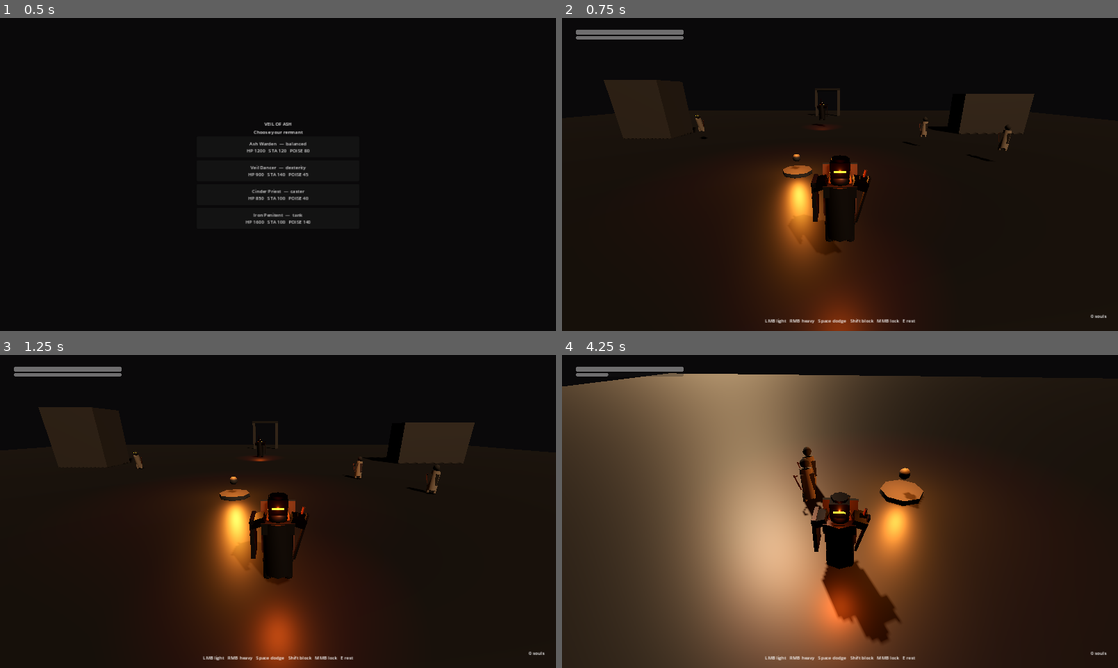
Above: before the commit, frames 1-4 (two rows, left to right).
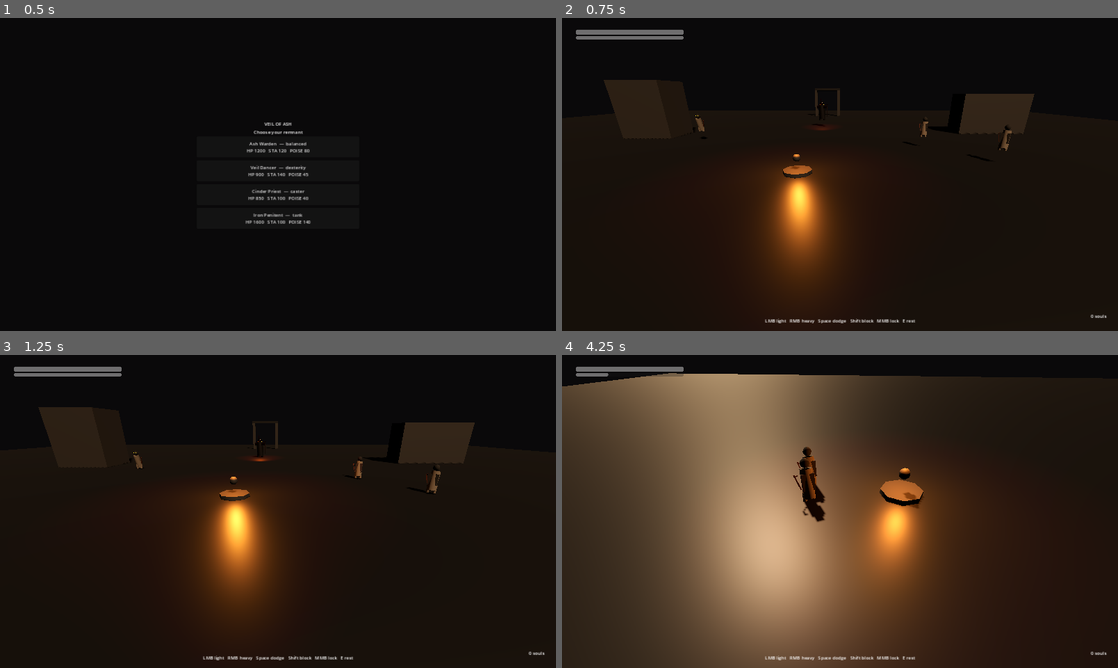
Above: after the commit, the same moments.

Repository: XalMorak/veil-of-ash
Game: Godot game, scene res://scenes/ui/character_select.tscn
Two runs of this game, one before a commit and one after it. Both use one fixed random seed, a clock stepped at 60 frames per second and the inputs below.
Inputs (mouse positions are in pixels of both pictures, inside the frame that each line leads up to):
- Up to frame 1 (0.5 s): no input
- Up to frame 2 (0.75 s): click "Ash Warden — balanced HP 1200…" at 0.5 s
- Up to frame 3 (1.25 s): no input
- Up to frame 4 (4.25 s): move the mouse to (867, 511) at 1.27 s; hold Shift (block) 1.28-2.03 s; hold W (move_forward) from 1.28 s (still down); tap Space (dodge) at 1.55, 2.1, 3.05, 3.6 s; move the mouse to (812, 511) at 2.02 s; tap Shift (block) at 2.3, 3.8 s; move the mouse to (851, 505) at 2.77 s; hold Shift (block) 2.78-3.53 s; move the mouse to (834, 517) at 3.52 s

Frame 1 is identical in both runs. In frame 2, 3.7% of the frame differs, in the area x 42-60%, y 43-100%; in frame 3, 6.1%; in frame 4, 6.3%, in the area x 41-61%, y 36-100%.
Error in both runs: Trying to assign an array of type "Array" to a variable of type "Array[Dictionary]". (res://scripts/characters/roster.gd:19)

Commit message:
Wire telegraph combat into EnemyBase, Lord, player windup hits, PoseDriver anim

Diff:
--- a/scripts/enemies/lord_first_ember.gd
+++ b/scripts/enemies/lord_first_ember.gd
@@ -1,9 +1,9 @@
 class_name LordFirstEmber
 extends EnemyBase
-
-## Three-phase lord. Phase 2 adds slam. Phase 3 shortens think time.
+## Three-phase lord. Phase 2 slam after recover. Phase 3 shorter windup.
 
 var phase: int = 1
+var _slam: bool = false
 
 func _ready() -> void:
 	enemy_id = "the_first_ember"
@@ -11,6 +11,11 @@
 	attack_range = 3.4
 	move_speed = 2.1
 	soul_reward = 8000
+	windup_time = 0.85
+	strike_time = 0.24
+	recover_time = 0.9
+	think_min = 0.8
+	think_max = 1.4
 	super._ready()
 	vitality.hp_changed.connect(_on_hp)
 
@@ -20,22 +25,28 @@
 		phase = 3
 		move_speed = 3.4
 		attack_range = 3.8
+		windup_time = 0.48
+		think_min = 0.35
+		think_max = 0.7
 	elif pct <= 0.66:
 		phase = 2
 		move_speed = 2.6
+		windup_time = 0.7
+		think_min = 0.55
+		think_max = 1.0
 
-func _attack() -> void:
-	_lock = 0.7 if phase < 3 else 0.45
+func strike_clip() -> String:
+	return "attack_heavy" if phase >= 2 else "attack_light"
+
+func _on_strike() -> void:
 	hitbox.damage = 240.0 if phase == 1 else (300.0 if phase == 2 else 320.0)
-	hitbox.poise_damage = 50.0 * phase
-	hitbox.activate()
-	get_tree().create_timer(0.22).timeout.connect(hitbox.deactivate)
-	if phase >= 2:
-		get_tree().create_timer(0.55).timeout.connect(_slam)
+	hitbox.poise_damage = 50.0 * float(phase)
+	_slam = phase >= 2
 
-func _slam() -> void:
-	if vitality.dead:
-		return
-	hitbox.damage *= 1.15
-	hitbox.activate()
-	get_tree().create_timer(0.2).timeout.connect(hitbox.deactivate)
+func _on_recover() -> void:
+	if _slam and not vitality.dead:
+		_slam = false
+		_pose_name("attack_heavy")
+		hitbox.damage *= 1.15
+		hitbox.activate()
+		get_tree().create_timer(0.22).timeout.connect(hitbox.deactivate)
--- a/scripts/player/anim_driver.gd
+++ b/scripts/player/anim_driver.gd
@@ -1,15 +1,13 @@
 class_name AnimDriver
 extends Node
-## Drives AnimationPlayer using LocomotionMachine states.
-## Expected clip names (Mixamo import contract):
-## idle, walk, run, dodge, attack_light, attack_heavy, block, hit, death
+## Mixamo AnimationPlayer first. PoseDriver fallback if clips missing.
 
-@export var player_path: NodePath
 @export var default_fade := 0.12
 
 @onready var loco: LocomotionMachine = get_parent().get_node_or_null("LocomotionMachine")
 
 var _ap: AnimationPlayer
+var _pose: PoseDriver
 var _last := ""
 
 func _ready() -> void:
@@ -17,23 +15,31 @@
 	_ap = root.get_node_or_null("AnimationPlayer") as AnimationPlayer
 	if _ap == null:
 		_ap = root.find_child("AnimationPlayer", true, false) as AnimationPlayer
+	_pose = root.get_node_or_null("PoseDriver") as PoseDriver
+	if _pose == null:
+		_pose = PoseDriver.new()
+		_pose.name = "PoseDriver"
+		root.add_child(_pose)
 
 func _process(_delta: float) -> void:
-	if _ap == null or loco == null:
+	if loco == null:
 		return
 	var clip := _clip_for(loco.state)
 	if clip == _last:
 		return
-	if not _ap.has_animation(clip):
-		return
-	var fade := 0.04 if clip in ["dodge", "attack_light", "attack_heavy", "hit", "death"] else default_fade
-	_ap.play(clip, fade)
 	_last = clip
+	if _ap and _ap.has_animation(clip):
+		var fade := 0.04 if clip in ["dodge", "attack_light", "attack_heavy", "hit", "death"] else default_fade
+		_ap.play(clip, fade)
+	elif _pose:
+		_pose.set_from_name(clip)
 
 func play_oneshot(clip: String) -> void:
+	_last = clip
 	if _ap and _ap.has_animation(clip):
 		_ap.play(clip, 0.04)
-		_last = clip
+	elif _pose:
+		_pose.set_from_name(clip)
 
 func _clip_for(state: LocomotionMachine.State) -> String:
 	match state:
@@ -49,5 +55,7 @@
 			return "block"
 		LocomotionMachine.State.HIT:
 			return "hit"
+		LocomotionMachine.State.DEATH:
+			return "death"
 		_:
 			return "idle"
Not shown, changed: ASSETS.md
Not shown, changed: DESIGN.md
Not shown, changed: README.md
Not shown, changed: assets/mixamo/README.md
